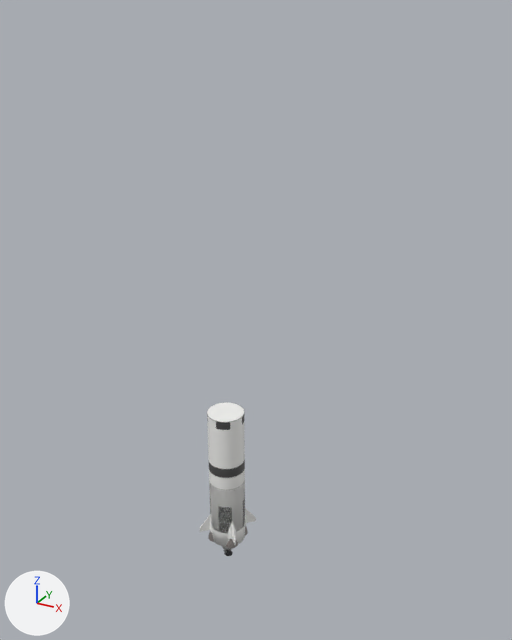
A saved change to the Blender file Tools/blender/parts.blend.
One viewpoint serves both versions: a camera (50 mm lens) standing at (87.7, -142.3, 142.4) and looking at (8.1, 2.4, 70.1). The lights are fixed; the arrows at lower left show +X, +Y and +Z. The picture after the commit comes second.

In view in the first picture: 'Saturn_SIC', 'Saturn_SII' and 1 more.
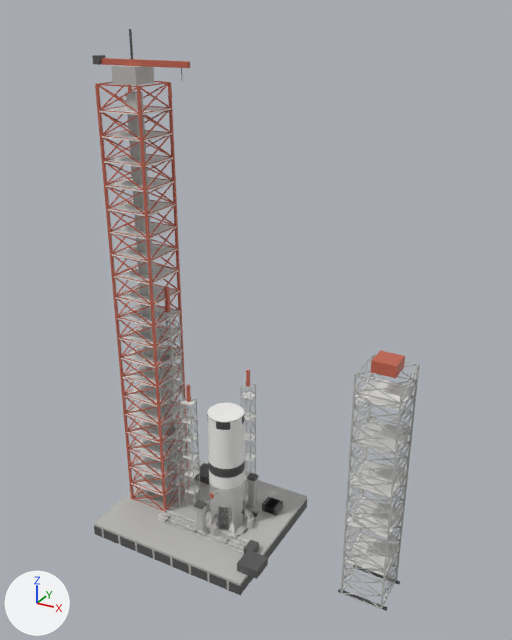
Patch to the scene script:
```diff
--- a/Tools/blender/parts.blend.py
+++ b/Tools/blender/parts.blend.py
@@ ob_pad_saturn_lut @@
+ob_pad_saturn_lut = bpy.data.objects.new('Pad_Saturn_LUT', me_pad_saturn_lut)  # 2184 vertices, 1138 faces; spans x -35.0..-8.0, y -6.4..6.4, z 5.8..138.0; in mat_pad_saturn_lut_steel (grey #bcbcb8), mat_pad_saturn_lut_dark (dark grey #595959), mat_pad_saturn_lut_red (red #c46550), mat_pad_saturn_lut_white (white #e7e7e5)
+ob_pad_saturn_lut.location = (0.0, 0.0, 0.0)
@@ ob_pad_saturn_ml @@
+ob_pad_saturn_ml = bpy.data.objects.new('Pad_Saturn_ML', me_pad_saturn_ml)  # 314 vertices, 245 faces; spans x -33.0..16.0, y -20.7..20.7, z -0.3..16.4; in mat_pad_saturn_ml_steel (grey #bcbcb8), mat_pad_saturn_ml_dark (dark grey #595959), mat_pad_saturn_ml_red (red #c46550), mat_pad_saturn_ml_white (white #e7e7e5)
+ob_pad_saturn_ml.location = (0.0, 0.0, 0.0)
@@ ob_pad_titan @@
+ob_pad_titan = bpy.data.objects.new('Pad_Titan', me_pad_titan)  # 1950 vertices, 1101 faces; spans x -17.0..14.2, y -11.0..14.2, z 0.0..49.0; in mat_pad_titan_steel (grey #bcbcb8), mat_pad_titan_dark (dark grey #595959), mat_pad_titan_red (red #c46550), mat_pad_titan_white (white #e7e7e5)
+ob_pad_titan.location = (0.0, 0.0, 0.0)
@@ ob_pad_atlas @@
+ob_pad_atlas = bpy.data.objects.new('Pad_Atlas', me_pad_atlas)  # 974 vertices, 589 faces; spans x -13.8..11.0, y -3.9..12.0, z 0.0..47.0; in mat_pad_atlas_steel (grey #bcbcb8), mat_pad_atlas_dark (dark grey #595959), mat_pad_atlas_red (red #c46550), mat_pad_atlas_white (white #e7e7e5)
+ob_pad_atlas.location = (0.0, 0.0, 0.0)
@@ ob_pad_proton @@
+ob_pad_proton = bpy.data.objects.new('Pad_Proton', me_pad_proton)  # 3361 vertices, 1776 faces; spans x -19.9..50.7, y -7.6..7.6, z 0.0..75.0; in mat_pad_proton_steel (grey #bcbcb8), mat_pad_proton_dark (dark grey #595959), mat_pad_proton_red (red #c46550), mat_pad_proton_white (white #e7e7e5)
+ob_pad_proton.location = (0.0, 0.0, 0.0)
@@ ob_pad_r7 @@
+ob_pad_r7 = bpy.data.objects.new('Pad_R7', me_pad_r7)  # 46 vertices, 35 faces; spans x -19.0..19.0, y -17.0..17.0, z -0.3..8.6; in mat_pad_r7_steel (grey #bcbcb8), mat_pad_r7_dark (dark grey #595959), mat_pad_r7_red (red #c46550), mat_pad_r7_white (white #e7e7e5)
+ob_pad_r7.location = (0.0, 0.0, 0.0)
```

What differs and where, as boxes (x1, y1, x2, y2) in the pictures (512 x 640 px):
'Pad_Saturn_LUT', added
    after: (92, 29, 190, 512)
    faces in mat_pad_saturn_lut_red (red #c46550): (95, 58, 190, 512)
    faces in mat_pad_saturn_lut_white (white #e7e7e5): (99, 106, 186, 496)
    faces in mat_pad_saturn_lut_steel (grey #bcbcb8): (111, 65, 164, 498)
    faces in mat_pad_saturn_lut_dark (dark grey #595959): (92, 29, 182, 75)
'Pad_Proton', added
    after: (156, 287, 419, 611)
    faces in mat_pad_proton_steel (grey #bcbcb8): (156, 308, 419, 609)
    faces in mat_pad_proton_white (white #e7e7e5): (157, 327, 416, 575)
    faces in mat_pad_proton_red (red #c46550): (164, 287, 405, 378)
    faces in mat_pad_proton_dark (dark grey #595959): (338, 565, 400, 611)
'Pad_Saturn_ML', added
    after: (94, 459, 307, 595)
    faces in mat_pad_saturn_ml_steel (grey #bcbcb8): (94, 459, 307, 591)
    faces in mat_pad_saturn_ml_dark (dark grey #595959): (94, 473, 307, 595)
'Pad_Titan', added
    after: (158, 370, 283, 554)
    faces in mat_pad_titan_white (white #e7e7e5): (158, 391, 257, 553)
    faces in mat_pad_titan_steel (grey #bcbcb8): (241, 383, 256, 494)
    faces in mat_pad_titan_dark (dark grey #595959): (164, 498, 283, 554)
'Pad_Atlas', added
    after: (180, 385, 274, 515)
    faces in mat_pad_atlas_steel (grey #bcbcb8): (181, 398, 201, 510)
    faces in mat_pad_atlas_white (white #e7e7e5): (180, 397, 201, 495)
'Pad_R7', added
    after: (194, 463, 268, 579)
    faces in mat_pad_r7_dark (dark grey #595959): (194, 463, 268, 579)
